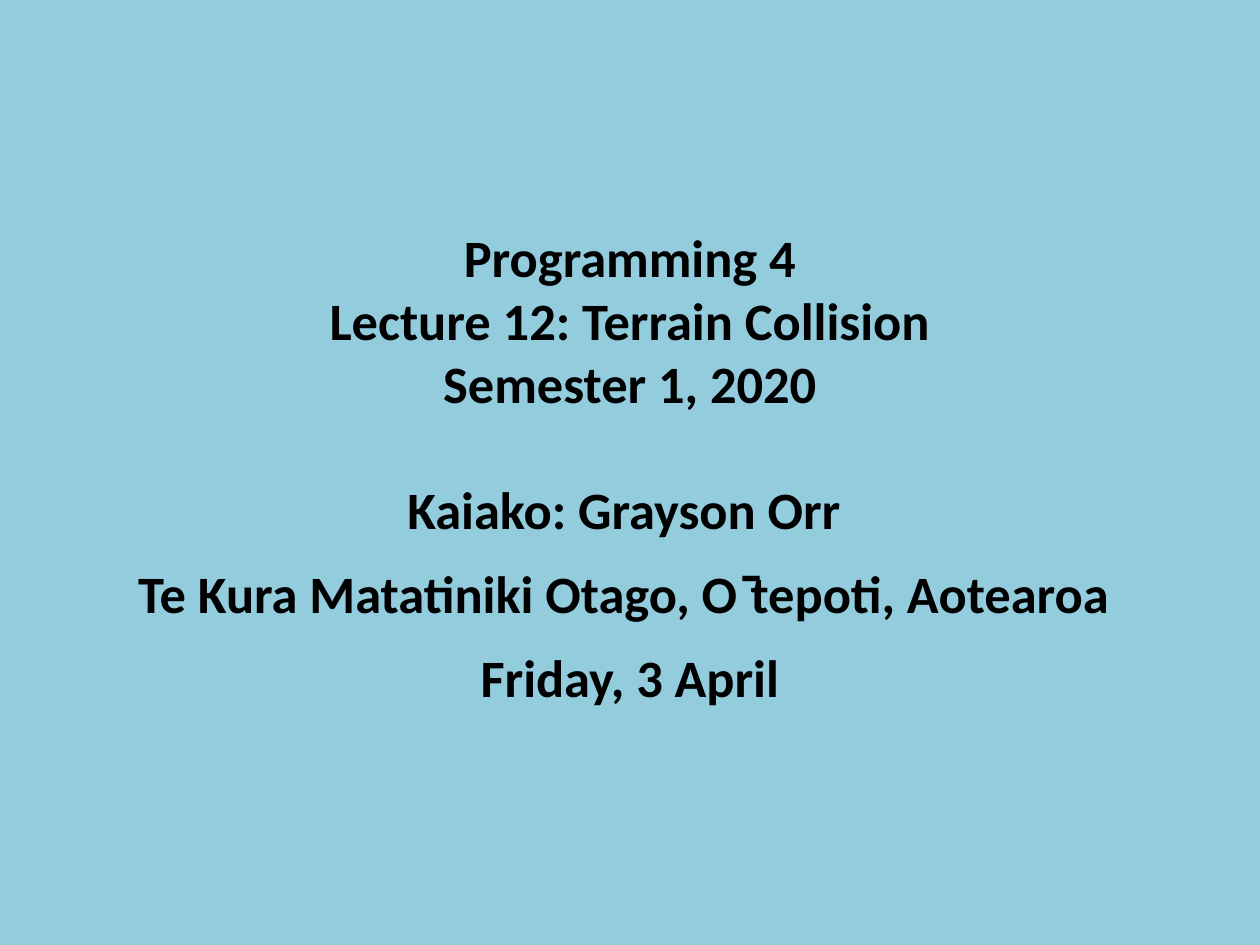
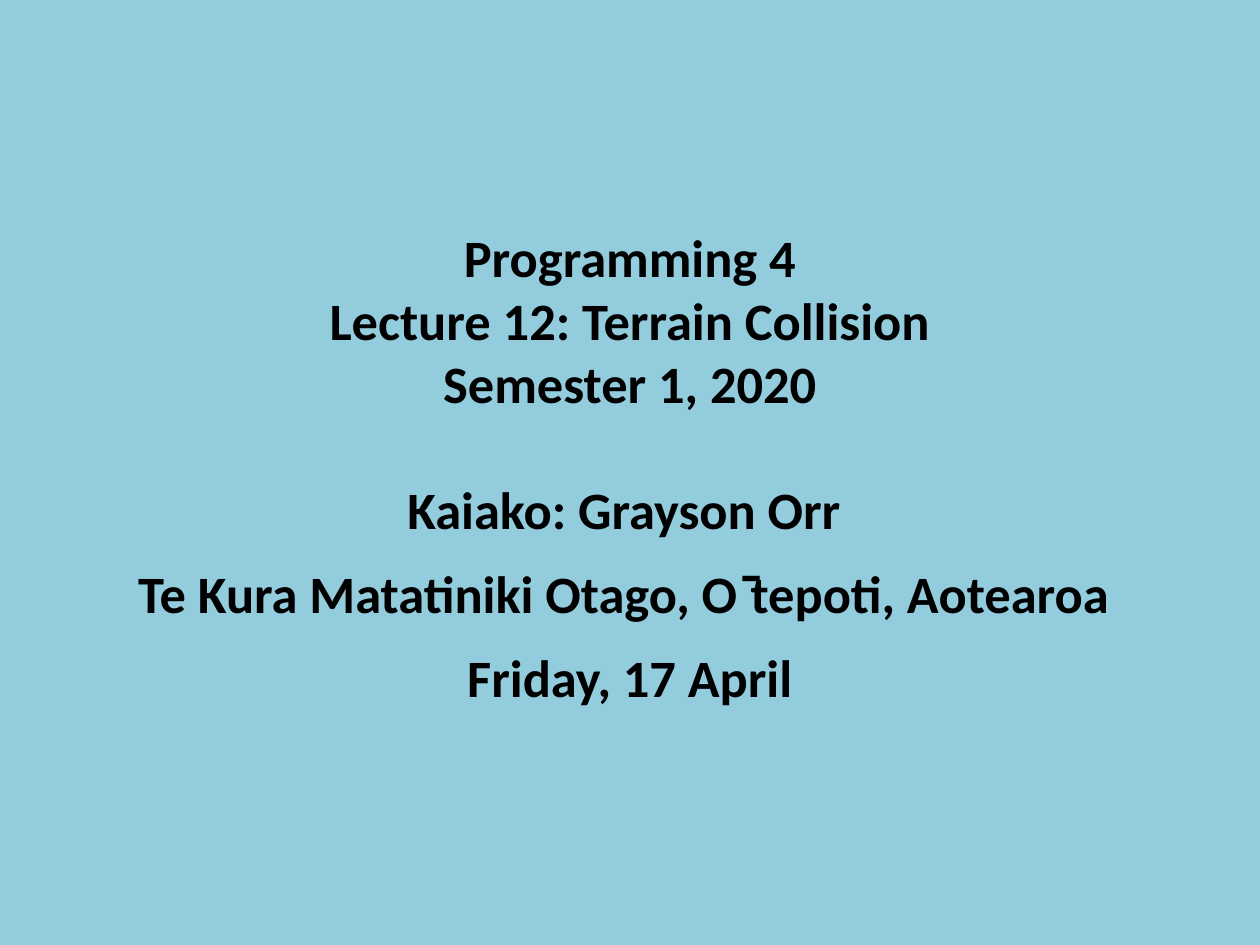
Before and after one commit to otago-polytechnic-bit-courses/prog-4-course-materials, a slide deck: slide 1 of lectures/12-terrain-collision.pptx. Drawn at 1260x945 pixels with LibreOffice and Linux fonts; fonts in the diff are those of the drawing. Boxes give left, top, right and bottom in pixels: in the first picture for what was removed or moved away, otherwise in the second. Text is boxed around its words. In the diff, an @@ line names an element or a change of style, - is before the commit and + after.

```diff
--- a/lectures/12-terrain-collision.pptx
+++ b/lectures/12-terrain-collision.pptx
@@ text at (467,660,792,706): text changed @@
-Friday, 3 April
+Friday, 17 April
```
Also in this commit, not shown: 2 other files.
